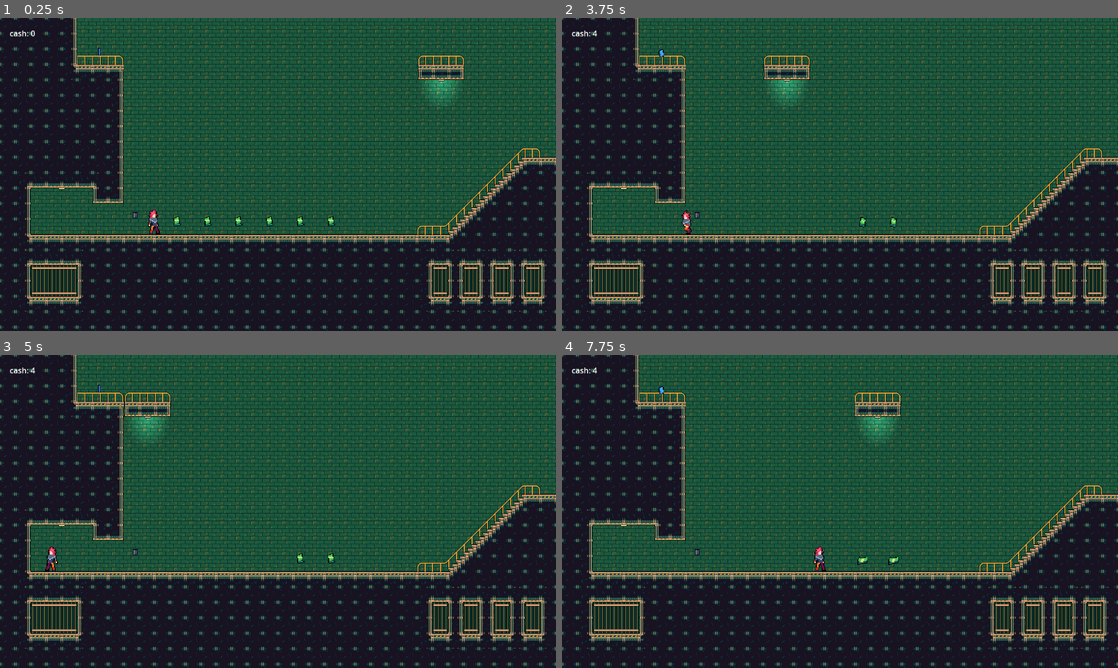
Above: before the commit, frames 1-4 (two rows, left to right).
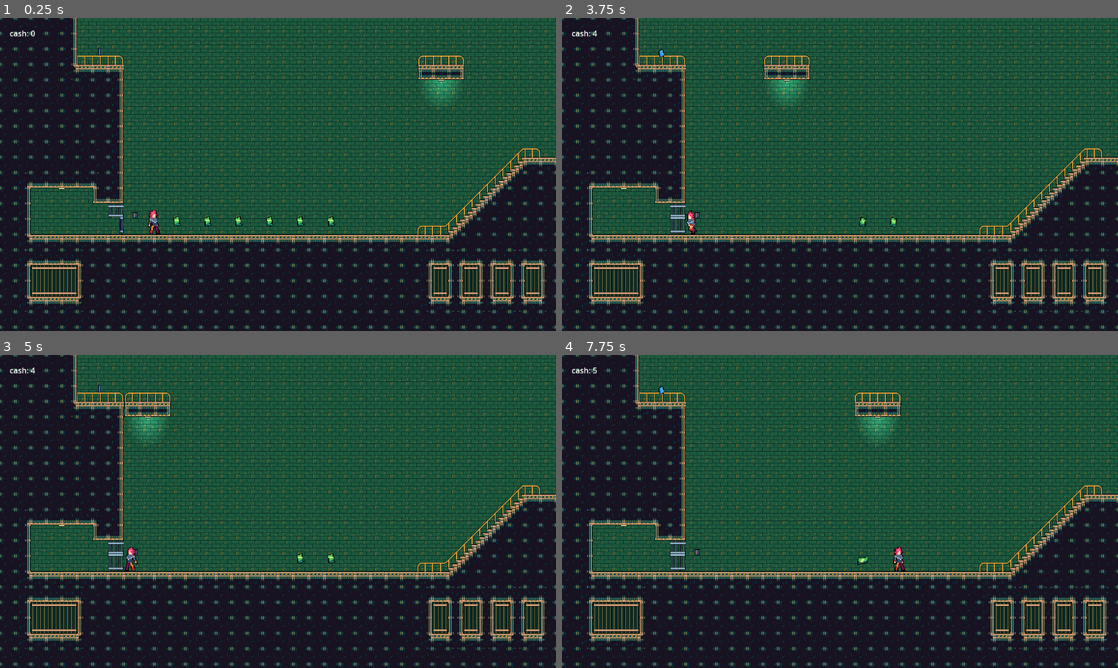
Above: after the commit, the same moments.

Repository: debris/worldprance
Game: Godot game, scene res://scenes/levels/root.tscn
The game is run twice, just before and just after one commit, with the same random seed, the same clock (stepped at 60 frames per second) and the same inputs.
Inputs (mouse positions are in pixels of both pictures, inside the frame that each line leads up to):
- Up to frame 1 (0.25 s): no input
- Up to frame 2 (3.75 s): tap Enter at 0.5 s; move the mouse to (812, 237) at 0.52 s; hold Right 0.53-1.25 s; hold Ctrl 0.53-1.25 s; click (812, 237) at 0.67 s; tap Up at 0.77 s; drag from (1006, 221) to (695, 215) at 1.27 s; move the mouse to (673, 127) at 2.02 s; hold Left 2.03-2.75 s; tap Z at 2.1 s; drag from (867, 174) to (662, 52) at 2.77 s; move the mouse to (756, 96) at 3.52 s; hold Left from 3.53 s (still down); tap Tab at 3.6 s
- Up to frame 3 (5 s): tap Up at 3.77 s; release Left at 4.25 s; drag from (400, 495) to (300, 558) at 4.27 s
- Up to frame 4 (7.75 s): move the mouse to (728, 527) at 5.02 s; hold Right 5.03-5.75 s; tap V at 5.1 s; click (728, 527) at 5.17 s; drag from (895, 442) to (895, 558) at 5.77 s; move the mouse to (812, 574) at 6.52 s; hold Right 6.53-7.25 s; tap Delete at 6.6 s; tap Up at 6.77 s; drag from (1006, 558) to (695, 552) at 7.27 s

The runs differ from the first frame. In frame 1, 0.1% of the frame differs, in the area x 19-23%, y 59-70%; in frame 2, 0.3%; in frame 3, 0.4%; in frame 4, 0.5%, in the area x 5-62%, y 4-70%.

Commit message:
doors

Diff:
--- a/scenes/levels/root.tscn
+++ b/scenes/levels/root.tscn
@@ -14,6 +14,7 @@
 [ext_resource type="PackedScene" uid="uid://b1awmjouokcj1" path="res://scenes/objects/platform.tscn" id="12_7b4j6"]
 [ext_resource type="Script" path="res://scripts/env_movement.gd" id="13_j6t00"]
 [ext_resource type="PackedScene" uid="uid://c7uw4g4so23t8" path="res://scenes/objects/button.tscn" id="14_4ctsi"]
+[ext_resource type="PackedScene" uid="uid://d3hs5w1ymderf" path="res://scenes/objects/door.tscn" id="15_kf5ok"]
 
 [sub_resource type="Curve2D" id="Curve2D_hrjpf"]
 _data = {
@@ -77,7 +78,7 @@
 curve = SubResource("Curve2D_hrjpf")
 
 [node name="Platform2" parent="EnvMovement" instance=ExtResource("12_7b4j6")]
-position = Vector2(625.81, 96)
+position = Vector2(783.915, 96)
 
 [node name="Cash" type="Node" parent="."]
 
@@ -112,7 +113,13 @@
 
 [node name="Overlay" parent="." instance=ExtResource("8_jkuor")]
 
+[node name="Door" parent="." instance=ExtResource("15_kf5ok")]
+position = Vector2(240, 416)
+metadata/_edit_group_ = true
+
 [connection signal="used" from="LightSwitch/Usable" to="Light/Switchable" method="toggle"]
+[connection signal="used" from="LightSwitch/Usable" to="Door/Switchable" method="toggle"]
 
 [editable path="LightSwitch"]
 [editable path="Light"]
+[editable path="Door"]
--- /dev/null
+++ b/scenes/objects/door.tscn
@@ -0,0 +1,117 @@
+[gd_scene load_steps=8 format=3 uid="uid://d3hs5w1ymderf"]
+
+[ext_resource type="Texture2D" uid="uid://8pb3vwpf5t2k" path="res://assets/objects/door.png" id="1_ie7q6"]
+[ext_resource type="Script" path="res://scripts/switchable.gd" id="2_6302s"]
+
+[sub_resource type="Animation" id="Animation_738kc"]
+length = 0.001
+tracks/0/type = "value"
+tracks/0/imported = false
+tracks/0/enabled = true
+tracks/0/path = NodePath("Door:frame")
+tracks/0/interp = 1
+tracks/0/loop_wrap = true
+tracks/0/keys = {
+"times": PackedFloat32Array(0),
+"transitions": PackedFloat32Array(1),
+"update": 1,
+"values": [0]
+}
+tracks/1/type = "value"
+tracks/1/imported = false
+tracks/1/enabled = true
+tracks/1/path = NodePath("StaticBody2D/CollisionShape2D:disabled")
+tracks/1/interp = 1
+tracks/1/loop_wrap = true
+tracks/1/keys = {
+"times": PackedFloat32Array(0),
+"transitions": PackedFloat32Array(1),
+"update": 1,
+"values": [false]
+}
+
+[sub_resource type="Animation" id="Animation_7go8c"]
+resource_name = "off"
+length = 0.6
+tracks/0/type = "value"
+tracks/0/imported = false
+tracks/0/enabled = true
+tracks/0/path = NodePath("Door:frame")
+tracks/0/interp = 1
+tracks/0/loop_wrap = true
+tracks/0/keys = {
+"times": PackedFloat32Array(0, 0.1, 0.2, 0.3, 0.4, 0.5),
+"transitions": PackedFloat32Array(1, 1, 1, 1, 1, 1),
+"update": 1,
+"values": [5, 4, 3, 2, 1, 0]
+}
+tracks/1/type = "value"
+tracks/1/imported = false
+tracks/1/enabled = true
+tracks/1/path = NodePath("StaticBody2D/CollisionShape2D:disabled")
+tracks/1/interp = 1
+tracks/1/loop_wrap = true
+tracks/1/keys = {
+"times": PackedFloat32Array(0),
+"transitions": PackedFloat32Array(1),
+"update": 1,
+"values": [false]
+}
+
+[sub_resource type="Animation" id="Animation_po45y"]
+resource_name = "on"
+length = 0.6
+tracks/0/type = "value"
+tracks/0/imported = false
+tracks/0/enabled = true
+tracks/0/path = NodePath("Door:frame")
+tracks/0/interp = 1
+tracks/0/loop_wrap = true
+tracks/0/keys = {
+"times": PackedFloat32Array(0, 0.1, 0.2, 0.3, 0.4, 0.5),
+"transitions": PackedFloat32Array(1, 1, 1, 1, 1, 1),
+"update": 1,
+"values": [0, 1, 2, 3, 4, 5]
+}
+tracks/1/type = "value"
+tracks/1/imported = false
+tracks/1/enabled = true
+tracks/1/path = NodePath("StaticBody2D/CollisionShape2D:disabled")
+tracks/1/interp = 1
+tracks/1/loop_wrap = true
+tracks/1/keys = {
+"times": PackedFloat32Array(0),
+"transitions": PackedFloat32Array(1),
+"update": 1,
+"values": [true]
+}
+
+[sub_resource type="AnimationLibrary" id="AnimationLibrary_id0nq"]
+_data = {
+"RESET": SubResource("Animation_738kc"),
+"off": SubResource("Animation_7go8c"),
+"on": SubResource("Animation_po45y")
+}
+
+[sub_resource type="RectangleShape2D" id="RectangleShape2D_73pgq"]
+size = Vector2(32, 64)
+
+[node name="Door" type="Node2D"]
+
+[node name="Door" type="Sprite2D" parent="."]
+texture = ExtResource("1_ie7q6")
+hframes = 6
+
+[node name="AnimationPlayer" type="AnimationPlayer" parent="."]
+libraries = {
+"": SubResource("AnimationLibrary_id0nq")
+}
+
+[node name="Switchable" type="Node" parent="." node_paths=PackedStringArray("animation_player")]
+script = ExtResource("2_6302s")
+animation_player = NodePath("../AnimationPlayer")
+
+[node name="StaticBody2D" type="StaticBody2D" parent="."]
+
+[node name="CollisionShape2D" type="CollisionShape2D" parent="StaticBody2D"]
+shape = SubResource("RectangleShape2D_73pgq")
Binary file added: assets/objects/door.png
Not shown, added: assets/objects/door.png.import
Not shown: 1 places in scenes/levels/root.tscn that only renumber resources
